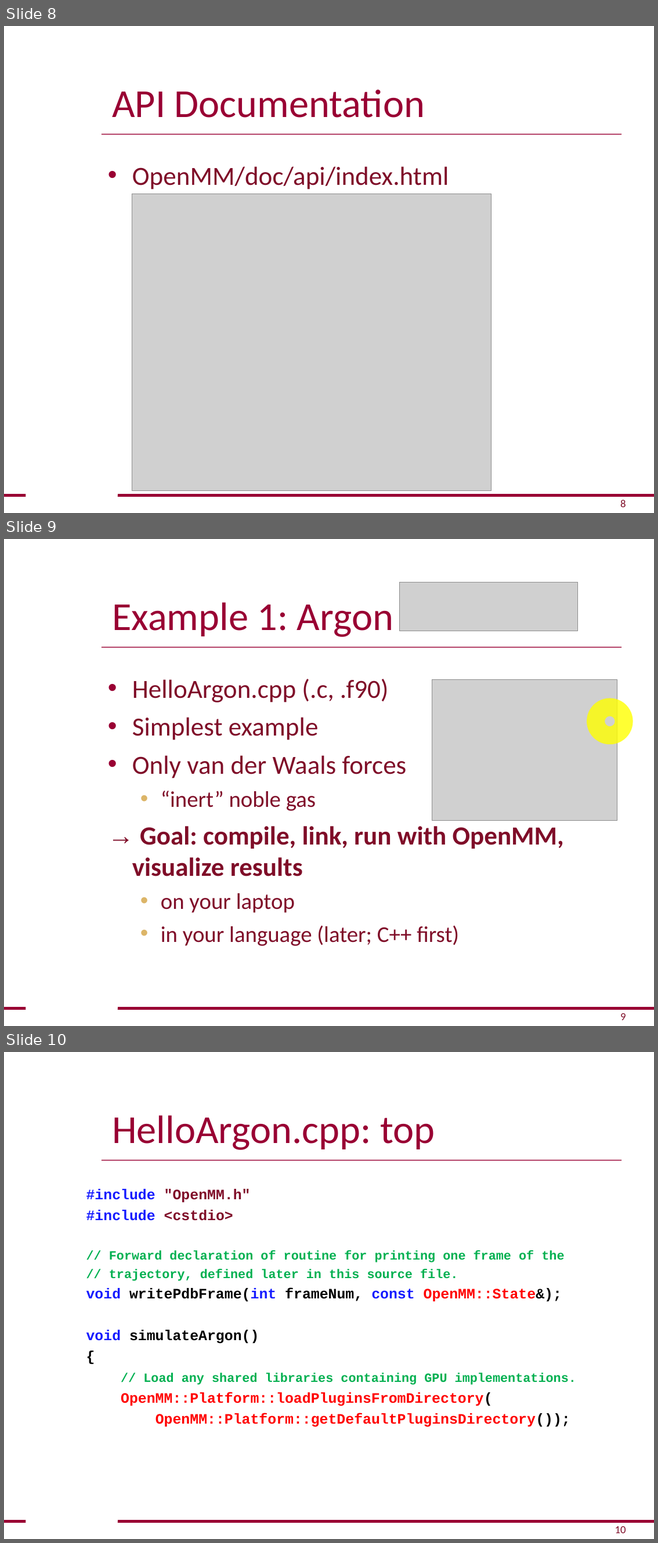
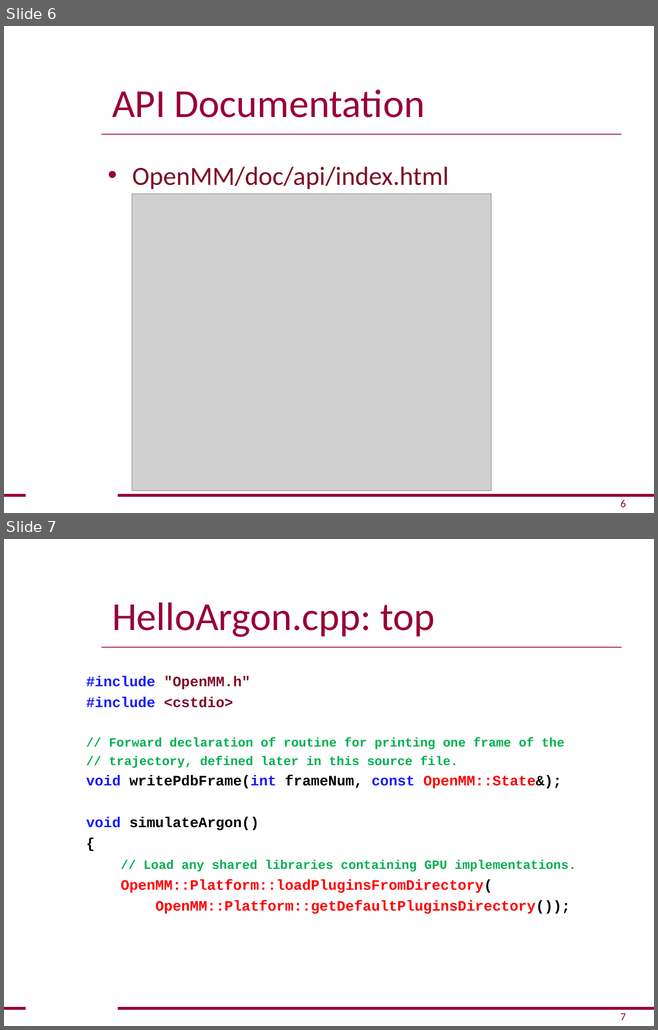
Before and after one commit to openmm/openmm, a slide deck: examples/HelloOpenMM.ppt. Shown one above the other, each under a label of ours: slides 8, 9 and 10 before the commit, slides 6 and 7 after it. The pictures are 658x1543 and 658x1030 pixels, drawn with LibreOffice and Linux fonts; fonts in the diff are those of the drawing; grey boxes stand for pictures; background and template pictures are left out. Boxes give left, top, right and bottom in pixels: in the first picture for what was removed or moved away, otherwise in the second. Text is boxed around its words. In the diff, an @@ line names an element or a change of style, - is before the commit and + after.

Commit message:
Polished the slide show for the examples.

```diff
--- a/examples/HelloOpenMM.ppt
+++ b/examples/HelloOpenMM.ppt
@@ slide 9 removed at bbox=[4, 539, 654, 1026], background #FFFFFF; not listed: 5 template elements that a slide beside it also shows @@
@@ picture removed at bbox=[399, 583, 577, 631] @@
@@ title removed at bbox=[112, 602, 393, 637] @@
-Example 1: Argon
@@ text removed at bbox=[132, 679, 564, 946] @@
-• HelloArgon.cpp (.c, .f90)
-• Simplest example
-• Only van der Waals forces
-  • “inert” noble gas
-→ Goal: compile, link, run with OpenMM, visualize results
-  • on your laptop
-  • in your language (later; C++ first)
@@ picture removed at bbox=[431, 680, 616, 821] @@
@@ ellipse removed at bbox=[595, 707, 623, 735] @@
@@ page number removed at bbox=[620, 1013, 625, 1020] @@
-9
@@ what was slide 8 is now slide 6 @@
@@ page number at bbox=[620, 500, 625, 507]: text changed @@
-8
+6
@@ what was slide 10 is now slide 7 @@
@@ page number at bbox=[620, 1013, 625, 1020]: text changed @@
-10
+7
```
Also in this commit, not shown: 9 slides changed, 6 slides added, 1 other slide removed.
